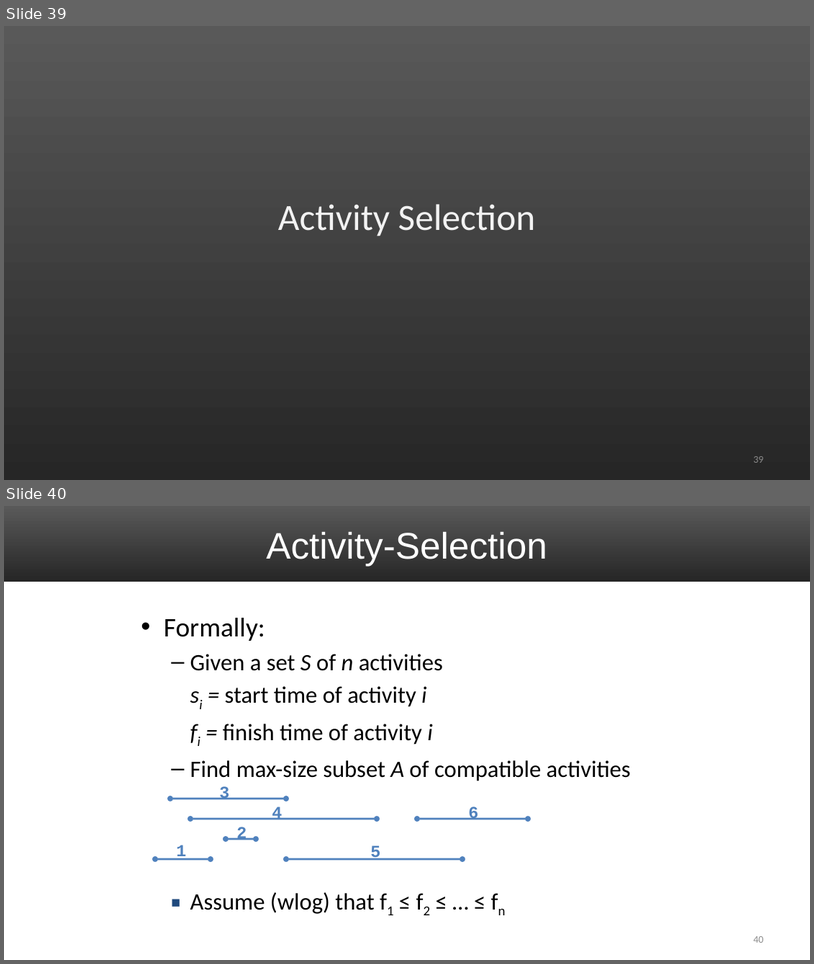
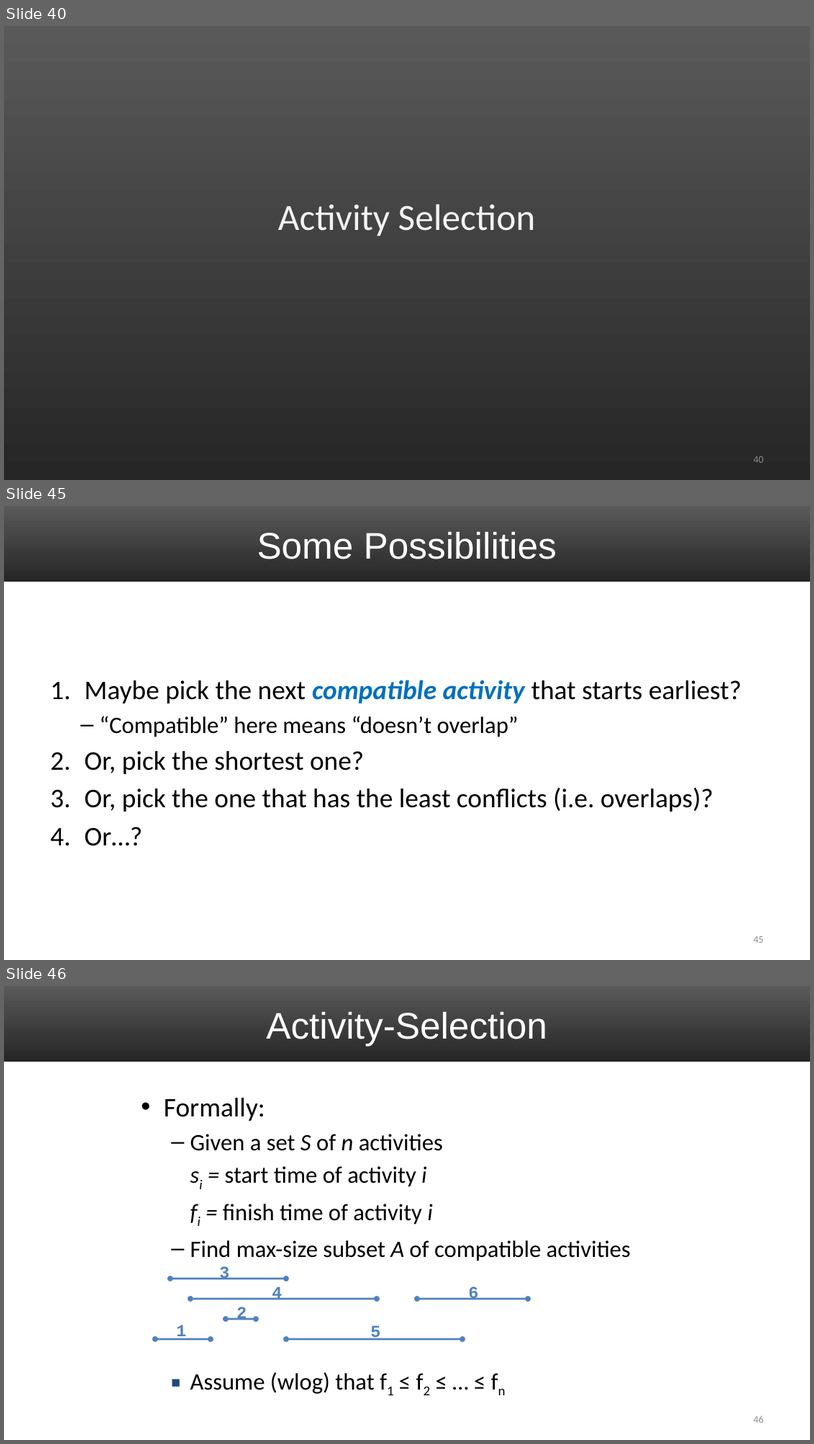
Before and after one commit to uva-cs/cs4102-f21, a slide deck: slides/GreedyAlgorithms_1.pptx. Shown one above the other, each under a label of ours: slides 39 and 40 before the commit, slides 40, 45 and 46 after it; the slides between them are not shown. The pictures are 814x964 and 814x1444 pixels, drawn with LibreOffice and Linux fonts; fonts in the diff are those of the drawing. Boxes give left, top, right and bottom in pixels: in the first picture for what was removed or moved away, otherwise in the second. Text is boxed around its words. In the diff, an @@ line names an element or a change of style, - is before the commit and + after.

```diff
--- a/slides/GreedyAlgorithms_1.pptx
+++ b/slides/GreedyAlgorithms_1.pptx
@@ slide 45 added at (4, 506, 810, 960), background #FFFFFF; not listed: 1 template element that a slide beside it also shows @@
@@ title added at (257, 532, 557, 559), 44 pt, text #FFFFFF @@
+Some Possibilities
@@ text added at (85, 680, 742, 846), 32 pt, text #000000 @@
+1. Maybe pick the next compatible activity that starts earliest?
+  – “Compatible” here means “doesn’t overlap”
+2. Or, pick the shortest one?
+3. Or, pick the one that has the least conflicts (i.e. overlaps)?
+4. Or…?
@@ page number added at (754, 936, 764, 942), 12 pt, text #8C8C8C @@
+45
@@ what was slide 39 is now slide 40 @@
@@ page number at (754, 456, 764, 462): text changed @@
-39
+40
@@ what was slide 40 is now slide 46 @@
@@ page number at (754, 1416, 764, 1422): text changed @@
-40
+46
```
Also in this commit, not shown: 4 slides changed, 13 other slides added, 4 other files.
